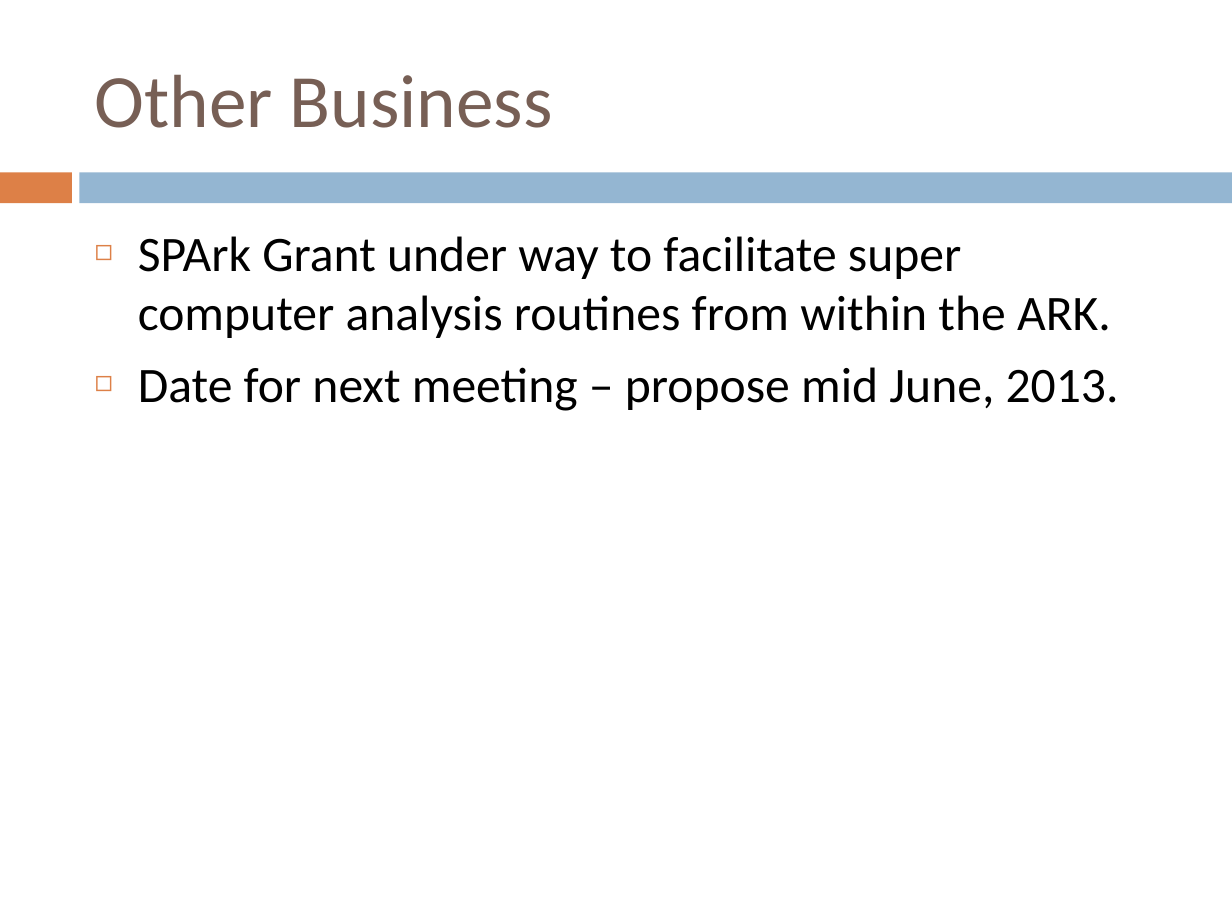
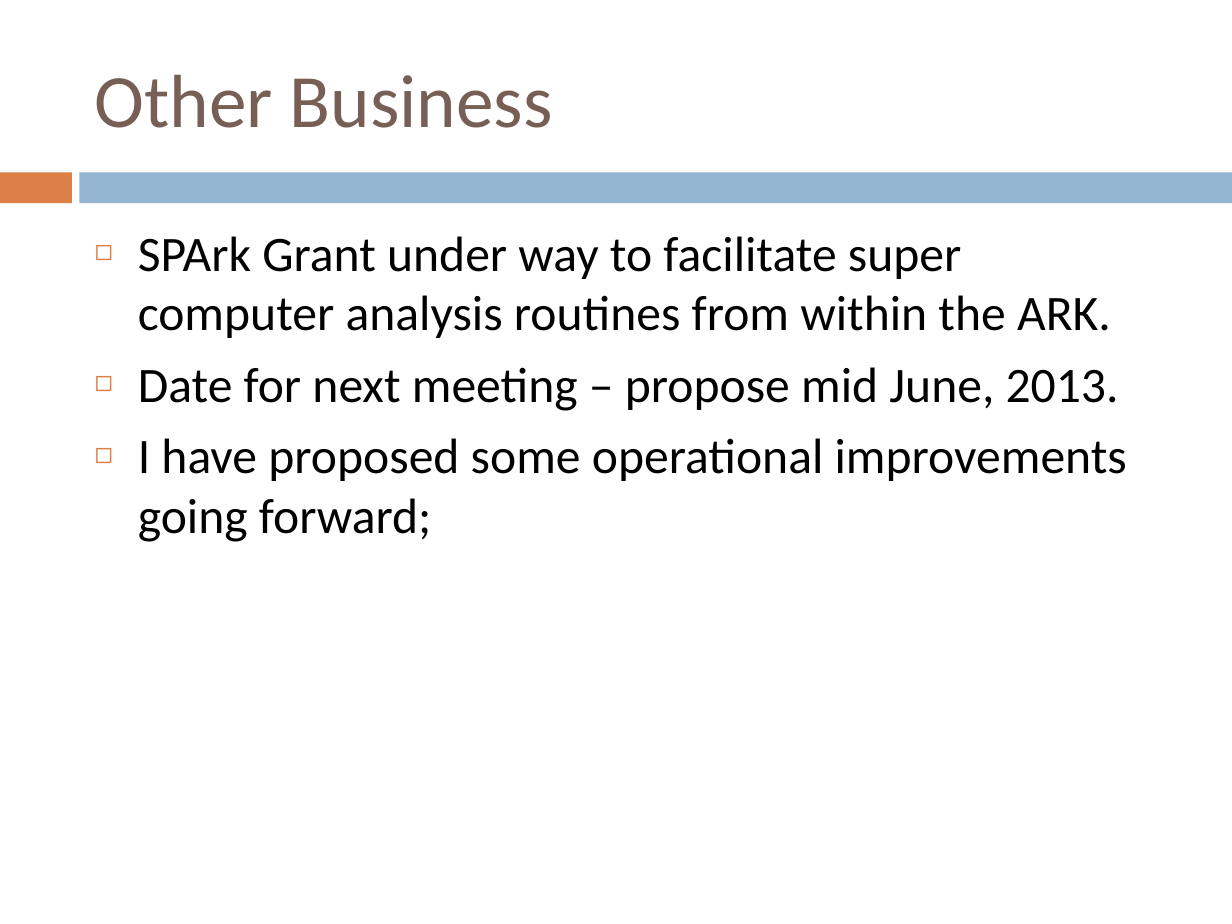
Before and after one commit to tranaweera/ark-informatics, a slide deck: slide 9 of ARK/trunk/usefulTools/TestFilesAndDocuments/steering committee/NeCTAR/Steering Committee Meetings/Steering Committee Meeting March_2013.pptx. Drawn at 1232x924 pixels with LibreOffice and Linux fonts; fonts in the diff are those of the drawing. Boxes give left, top, right and bottom in pixels: in the first picture for what was removed or moved away, otherwise in the second. Text is boxed around its words. In the diff, an @@ line names an element or a change of style, - is before the commit and + after.

```diff
--- a/ARK/trunk/usefulTools/TestFilesAndDocuments/steering committee/NeCTAR/Steering Committee Meetings/Steering Committee Meeting March_2013.pptx
+++ b/ARK/trunk/usefulTools/TestFilesAndDocuments/steering committee/NeCTAR/Steering Committee Meetings/Steering Committee Meeting March_2013.pptx
@@ text at (138, 438, 1127, 542): paragraph added @@
+◻ I have proposed some operational improvements going forward;
```
Also in this commit, not shown: 2 other slides changed.
